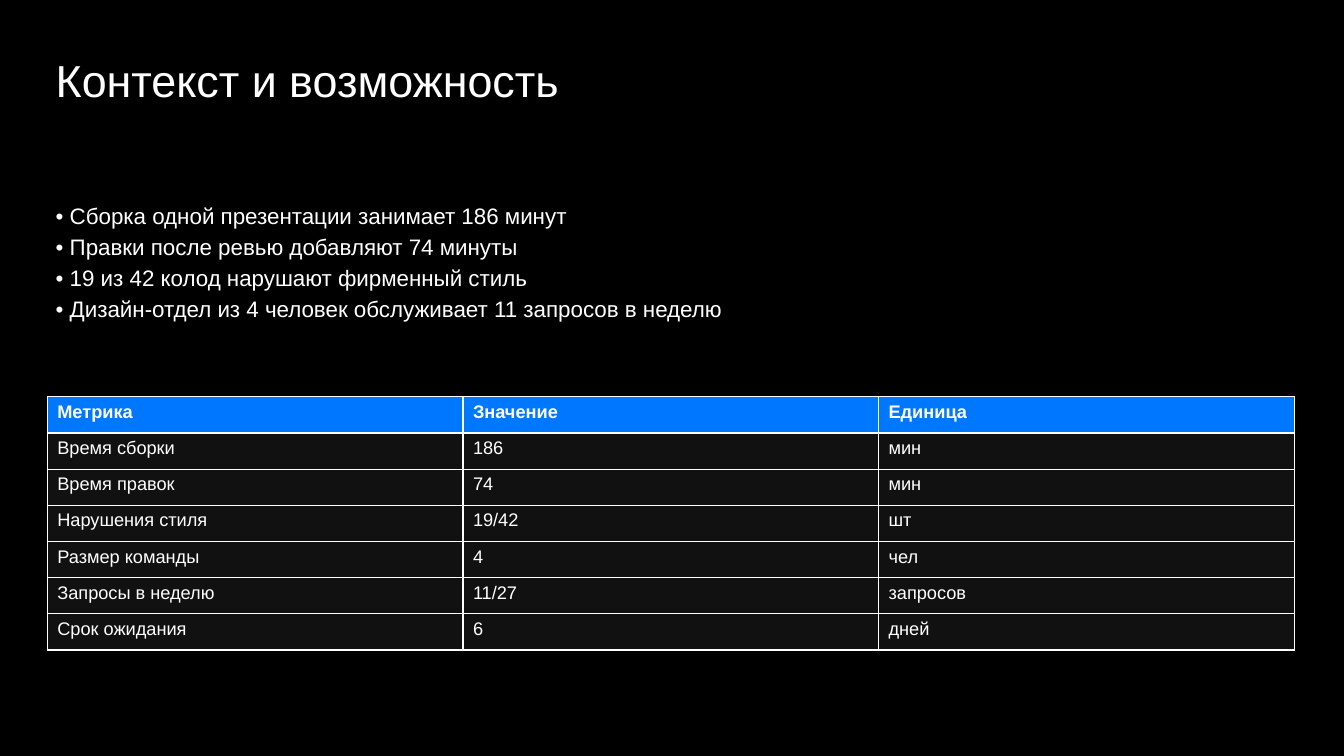
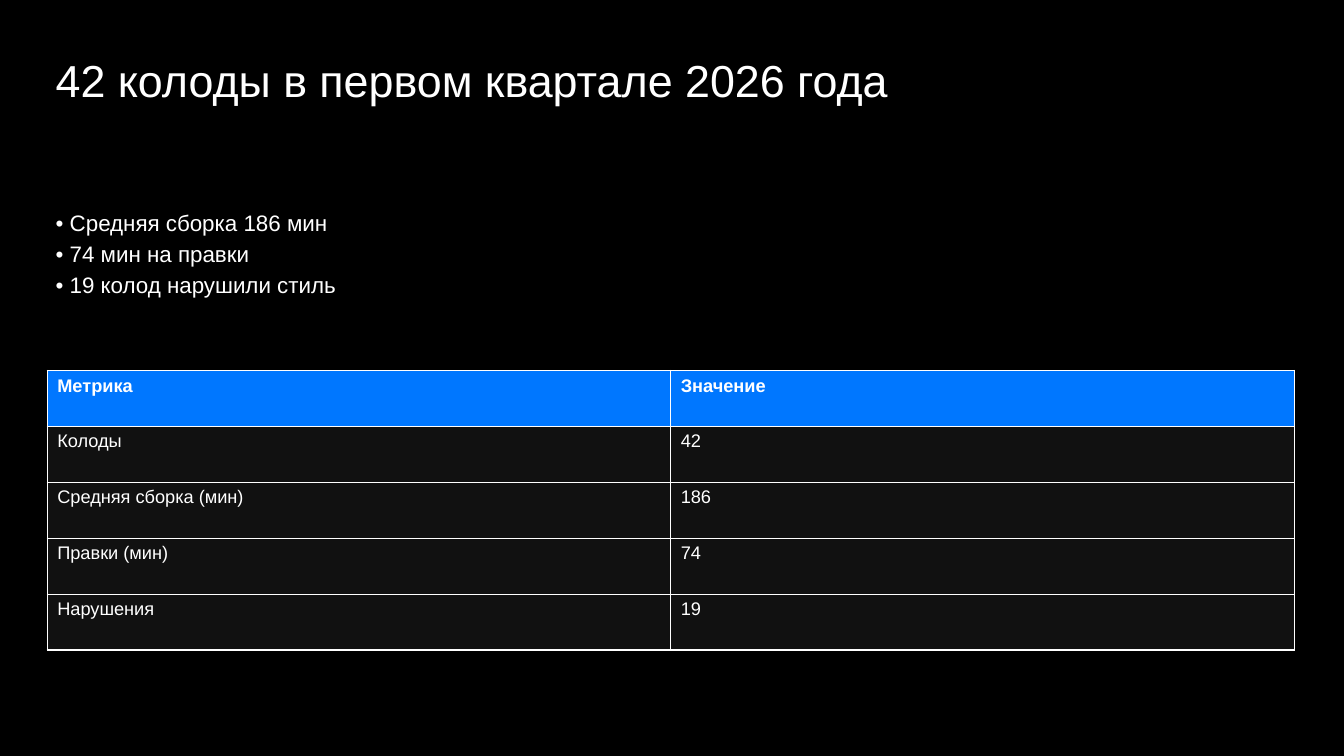
Before and after one commit to DiFoxenGit/-VKTechHackathon, a slide deck: slide 2 of samples/VK_WorkSpace_Клиентская_конференция_Шабл__classic.pptx. Drawn at 1344x756 pixels with LibreOffice and Linux fonts; fonts in the diff are those of the drawing; background and template pictures are left out. Boxes give left, top, right and bottom in pixels: in the first picture for what was removed or moved away, otherwise in the second. Text is boxed around its words. In the diff, an @@ line names an element or a change of style, - is before the commit and + after.

```diff
--- a/samples/VK_WorkSpace_Клиентская_конференция_Шабл__classic.pptx
+++ b/samples/VK_WorkSpace_Клиентская_конференция_Шабл__classic.pptx
@@ text at box(56, 65, 887, 106): text changed @@
-Контекст и возможность
+42 колоды в первом квартале 2026 года
@@ text at box(70, 214, 336, 298): text changed @@
-• Сборка одной презентации занимает 186 минут
-• Правки после ревью добавляют 74 минуты
-• 19 из 42 колод нарушают фирменный стиль
-• Дизайн-отдел из 4 человек обслуживает 11 запросов в неделю
+• Средняя сборка 186 мин
+• 74 мин на правки
+• 19 колод нарушили стиль
@@ table at box(47, 371, 1294, 650) @@
-Метрика | Значение | Единица
-Время сборки | 186 | мин
-Время правок | 74 | мин
-Нарушения стиля | 19/42 | шт
-Размер команды | 4 | чел
-Запросы в неделю | 11/27 | запросов
-Срок ожидания | 6 | дней
+Метрика | Значение
+Колоды | 42
+Средняя сборка (мин) | 186
+Правки (мин) | 74
+Нарушения | 19
@@ table: place and size @@
-table at box(47, 397, 1294, 650)
+table at box(47, 371, 1294, 650)
```
Also in this commit, not shown: 1 other slide changed, 10 slides added, 10 slides removed, 21 other files.
